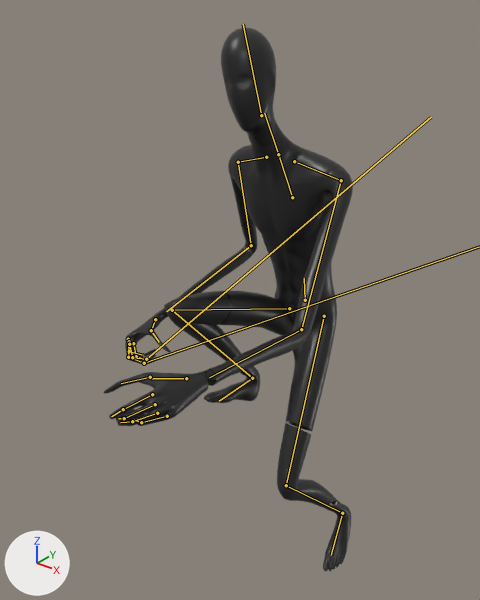
The glTF model godot-backrooms/models/entities/tall/tall_one.glb, before and after one commit.
Before and after are seen from a 50 mm camera at (2.17, -4.0, 4.05) aimed at (-0.25, -0.97, 2.18). Arrows for +X, +Y and +Z are at lower left; the lights stay in place. The picture after the commit comes second. Both versions are drawn at frame 4 of the action 'run'; the numbers are the values there. The bones that change are drawn over the model as lines.

Objects in the first picture: 'TallOne_Body', 'TallOne_Eyes_Mesh'.
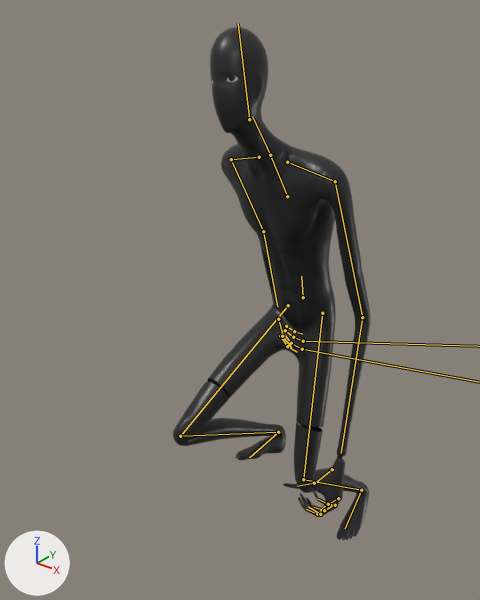
The edits, one by one:
Bone 'Hips' (bone_hips) moves from (-0.05, -0.57, 0.45) to (-0.04, -0.53, 0.49).
Bone 'Hips' (bone_hips) turns from (6, 9, 3) to (10, 8, 2) degrees about its own x, y and z.
Bone 'LeftUpLeg' (bone_leftupleg) turns from (46, 1, -1) to (35, 0, 0) degrees about its own x, y and z.
Bone 'LeftLeg' (bone_leftleg) turns from (-80, 1, 1) to (-72, 1, 1) degrees about its own x, y and z.
Bone 'LeftFoot' (bone_leftfoot) turns from (15, 1, -8) to (47, 3, -7) degrees about its own x, y and z.
Bone 'RightUpLeg' (bone_rightupleg) turns from (114, 22, -14) to (66, 9, -14) degrees about its own x, y and z.
Bone 'RightLeg' (bone_rightleg) turns from (-150, 22, 6) to (-114, 22, 14) degrees about its own x, y and z.
Bone 'RightFoot' (bone_rightfoot) turns from (69, 3, -5) to (84, 5, -6) degrees about its own x, y and z.
Bone 'Spine2' (bone_spine2) turns from (7, -4, 1) to (8, -4, 1) degrees about its own x, y and z.
Bone 'LeftShoulder' (bone_leftshoulder) turns from (0, 0, 0) to (0, -4, 1) degrees about its own x, y and z.
Bone 'LeftArm' (bone_leftarm) turns from (-3, 2, 72) to (7, -1, 17) degrees about its own x, y and z.
Bone 'LeftForeArm' (bone_leftforearm) turns from (-17, 8, 49) to (-2, 0, 28) degrees about its own x, y and z.
Bone 'LeftHandIndex1' (bone_lefthandindex1) turns from (43, 5, -5) to (31, 3, -5) degrees about its own x, y and z.
Bone 'LeftHandIndex2' (bone_lefthandindex2) turns from (54, 0, 0) to (39, 0, 0) degrees about its own x, y and z.
Bone 'LeftHandMiddle1' (bone_lefthandmiddle1) turns from (50, 0, 0) to (34, 0, 0) degrees about its own x, y and z.
Bone 'LeftHandMiddle2' (bone_lefthandmiddle2) turns from (62, 0, 0) to (43, 0, 0) degrees about its own x, y and z.
Bone 'LeftHandPinky1' (bone_lefthandpinky1) turns from (46, -10, 10) to (34, -6, 9) degrees about its own x, y and z.
Bone 'LeftHandPinky2' (bone_lefthandpinky2) turns from (58, 0, 0) to (43, 0, 0) degrees about its own x, y and z.
Bone 'LeftHandRing1' (bone_lefthandring1) turns from (43, -5, 5) to (31, -3, 5) degrees about its own x, y and z.
Bone 'LeftHandRing2' (bone_lefthandring2) turns from (54, 0, 0) to (39, 0, 0) degrees about its own x, y and z.
Bone 'LeftHandThumb1' (bone_lefthandthumb1) turns from (19, 0, 0) to (14, 0, 0) degrees about its own x, y and z.
Bone 'LeftHandThumb2' (bone_lefthandthumb2) turns from (27, 0, 0) to (19, 0, 0) degrees about its own x, y and z.
Bone 'Neck' (bone_neck) turns from (-8, 1, 1) to (-4, 1, 0) degrees about its own x, y and z.
Bone 'Head' (bone_head) turns from (-14, 19, 0) to (-29, 8, 3) degrees about its own x, y and z.
Bone 'RightShoulder' (bone_rightshoulder) turns from (0, 0, 0) to (-1, -4, 1) degrees about its own x, y and z.
Bone 'RightArm' (bone_rightarm) turns from (-13, -1, -6) to (-10, 0, -2) degrees about its own x, y and z.
Bone 'RightForeArm' (bone_rightforearm) turns from (7, 7, -92) to (3, 0, -11) degrees about its own x, y and z.
Bone 'RightHandIndex1' (bone_righthandindex1) turns from (46, 5, -5) to (34, 3, -5) degrees about its own x, y and z.
Bone 'RightHandIndex2' (bone_righthandindex2) turns from (58, 0, 0) to (43, 0, 0) degrees about its own x, y and z.
Bone 'RightHandMiddle1' (bone_righthandmiddle1) turns from (43, 0, 0) to (31, 0, 0) degrees about its own x, y and z.
Bone 'RightHandMiddle2' (bone_righthandmiddle2) turns from (54, 0, 0) to (39, 0, 0) degrees about its own x, y and z.
Bone 'RightHandMiddle3' (bone_righthandmiddle3) turns from (49, 0, 0) to (35, 0, 0) degrees about its own x, y and z.
Bone 'RightHandPinky1' (bone_righthandpinky1) turns from (42, -9, 10) to (30, -6, 9) degrees about its own x, y and z.
Bone 'RightHandPinky2' (bone_righthandpinky2) turns from (54, 0, 0) to (39, 0, 0) degrees about its own x, y and z.
Bone 'RightHandRing1' (bone_righthandring1) turns from (49, -5, 4) to (34, -3, 5) degrees about its own x, y and z.
Bone 'RightHandRing2' (bone_righthandring2) turns from (62, 0, 0) to (43, 0, 0) degrees about its own x, y and z.
Bone 'RightHandRing3' (bone_righthandring3) turns from (56, 0, 0) to (38, 0, 0) degrees about its own x, y and z.
Bone 'RightHandThumb1' (bone_righthandthumb1) turns from (19, 0, 0) to (14, 0, 0) degrees about its own x, y and z.
Bone 'RightHandThumb2' (bone_righthandthumb2) turns from (27, 0, 0) to (19, 0, 0) degrees about its own x, y and z.

Changed parts and their boxes (x1, y1, x2, y2) in the pictures (480 x 600 px):
'TallOne_Body', posed (20% narrower)
    before: (104, 27, 353, 571)
    after: (173, 27, 371, 541)
'TallOne_Eyes_Mesh', posed
    before: (322, 501, 339, 506)
    after: (211, 75, 240, 85)
bone 'Hips', root to tip
    before: (305, 300) to (304, 278)
    after: (303, 297) to (301, 276)
bone 'LeftUpLeg', root to tip
    before: (324, 316) to (286, 485)
    after: (322, 313) to (303, 479)
bone 'LeftLeg', root to tip
    before: (286, 485) to (342, 513)
    after: (303, 479) to (361, 490)
bone 'LeftFoot', root to tip
    before: (342, 513) to (331, 555)
    after: (361, 490) to (345, 528)
bone 'RightUpLeg', root to tip
    before: (289, 308) to (172, 310)
    after: (288, 305) to (180, 436)
bone 'RightLeg', root to tip
    before: (172, 310) to (252, 378)
    after: (180, 436) to (278, 432)
bone 'RightFoot', root to tip
    before: (252, 378) to (219, 401)
    after: (278, 432) to (249, 457)
bone 'Spine2', root to tip
    before: (292, 197) to (279, 156)
    after: (287, 196) to (271, 156)
bone 'LeftShoulder', root to tip
    before: (294, 161) to (341, 180)
    after: (287, 162) to (335, 181)
bone 'LeftArm', root to tip
    before: (341, 180) to (301, 329)
    after: (335, 181) to (362, 317)
bone 'LeftForeArm', root to tip
    before: (301, 329) to (209, 377)
    after: (362, 317) to (341, 453)
bone 'LeftHandIndex1', root to tip
    before: (152, 394) to (123, 409)
    after: (327, 504) to (317, 514)
bone 'LeftHandIndex2', root to tip
    before: (123, 409) to (111, 416)
    after: (317, 514) to (306, 509)
bone 'LeftHandMiddle1', root to tip
    before: (155, 404) to (124, 418)
    after: (331, 505) to (320, 514)
bone 'LeftHandMiddle2', root to tip
    before: (124, 418) to (118, 418)
    after: (320, 514) to (308, 506)
bone 'LeftHandPinky1', root to tip
    before: (167, 416) to (141, 422)
    after: (338, 498) to (328, 504)
bone 'LeftHandPinky2', root to tip
    before: (141, 422) to (134, 420)
    after: (328, 504) to (318, 499)
bone 'LeftHandRing1', root to tip
    before: (157, 413) to (132, 421)
    after: (335, 505) to (324, 510)
bone 'LeftHandRing2', root to tip
    before: (132, 421) to (120, 422)
    after: (324, 510) to (313, 507)
bone 'LeftHandThumb1', root to tip
    before: (186, 378) to (150, 378)
    after: (332, 469) to (314, 483)
bone 'LeftHandThumb2', root to tip
    before: (150, 377) to (121, 383)
    after: (314, 483) to (297, 486)
bone 'Neck', root to tip
    before: (278, 154) to (264, 113)
    after: (270, 155) to (252, 116)
bone 'Head', root to tip
    before: (261, 115) to (243, 24)
    after: (249, 119) to (238, 23)
bone 'RightShoulder', root to tip
    before: (266, 157) to (238, 162)
    after: (259, 157) to (231, 159)
bone 'RightArm', root to tip
    before: (238, 162) to (251, 245)
    after: (231, 159) to (263, 231)
bone 'RightForeArm', root to tip
    before: (251, 245) to (166, 311)
    after: (263, 231) to (277, 306)
bone 'RightHandIndex1', root to tip
    before: (128, 339) to (129, 351)
    after: (280, 336) to (287, 346)
bone 'RightHandIndex2', root to tip
    before: (129, 351) to (143, 355)
    after: (287, 346) to (297, 352)
bone 'RightHandMiddle1', root to tip
    before: (129, 341) to (128, 357)
    after: (283, 332) to (291, 343)
bone 'RightHandMiddle2', root to tip
    before: (128, 357) to (144, 363)
    after: (291, 343) to (302, 349)
bone 'RightHandPinky1', root to tip
    before: (133, 343) to (136, 356)
    after: (286, 326) to (294, 331)
bone 'RightHandPinky2', root to tip
    before: (136, 356) to (146, 360)
    after: (294, 331) to (302, 334)
bone 'RightHandRing1', root to tip
    before: (129, 344) to (132, 357)
    after: (285, 330) to (293, 337)
bone 'RightHandRing2', root to tip
    before: (132, 357) to (146, 359)
    after: (293, 337) to (303, 341)
bone 'RightHandThumb1', root to tip
    before: (155, 319) to (151, 331)
    after: (278, 319) to (283, 335)
bone 'RightHandThumb2', root to tip
    before: (151, 330) to (159, 342)
    after: (282, 336) to (291, 347)
